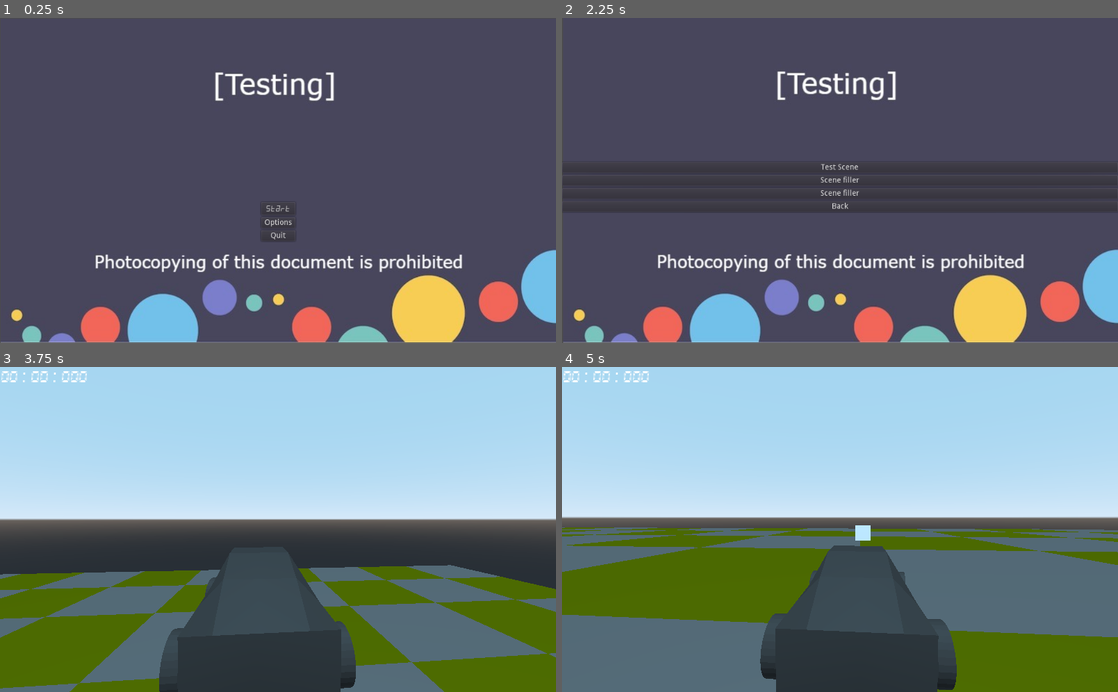
Above: before the commit, frames 1-4 (two rows, left to right).
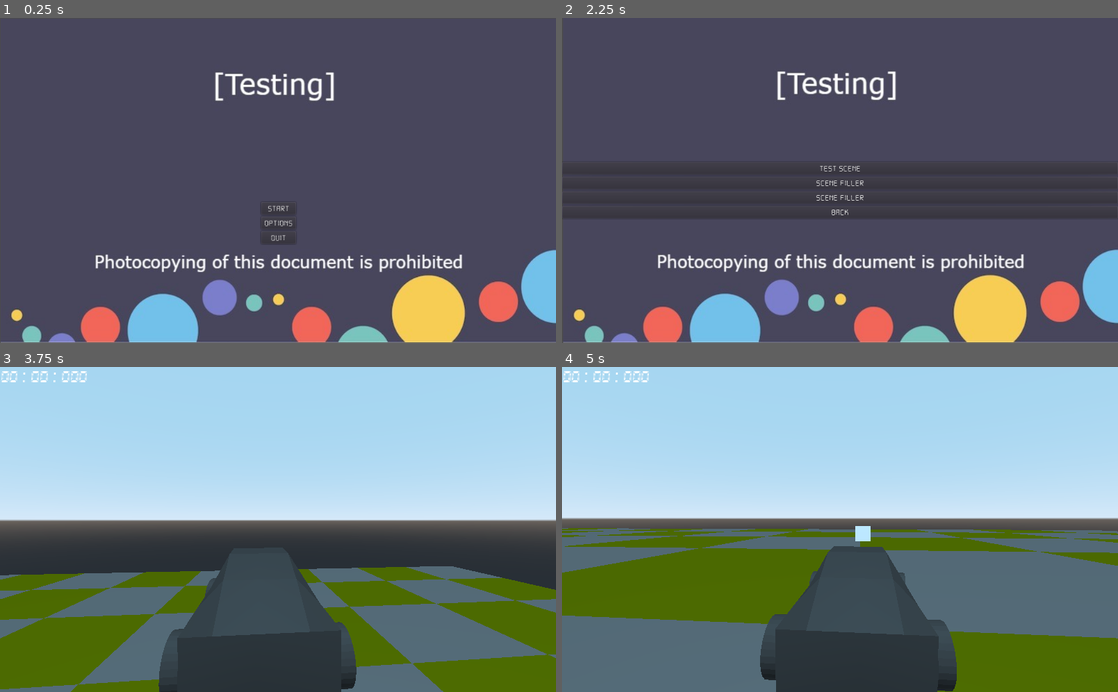
Above: after the commit, the same moments.

Repository: jilhoe63/L3DTEProject
Game: Godot game, scene res://Scenes/Menu.tscn
Same seed, same stepped clock (60 frames per second), same inputs: the game is played once before the commit and once after it.
Inputs (mouse positions are in pixels of both pictures, inside the frame that each line leads up to):
- Up to frame 1 (0.25 s): no input
- Up to frame 2 (2.25 s): click "Start" at 0.5 s; click "Back" at 1.25 s; click "Start" at 2 s
- Up to frame 3 (3.75 s): click "Test Scene" at 2.75 s; move the mouse to (305, 529) at 3.52 s; hold D (D) from 3.53 s (still down)
- Up to frame 4 (5 s): tap S (S) at 3.8, 4.35 s; move the mouse to (812, 529) at 4.27 s; release D (D) at 4.28 s; tap D (D) at 4.55 s

The runs differ from the first frame. In frame 1, 0.2% of the frame differs, in the area x 47-54%, y 57-70%; in frame 2, 1.8%; in frame 3, 2.0%; in frame 4, 2.3%, in the area x 0-100%, y 46-100%.

Commit message:
Font and set up changes

Diff:
--- a/Scenes/Menu.tscn
+++ b/Scenes/Menu.tscn
@@ -1,10 +1,16 @@
-[gd_scene load_steps=5 format=2]
+[gd_scene load_steps=7 format=2]
 
 [ext_resource path="res://Scenes/Menu.gd" type="Script" id=1]
 [ext_resource path="res://Image_assets/backgorund temp.jpg" type="Texture" id=2]
-[ext_resource path="res://Fonts/alarmclock.ttf" type="DynamicFontData" id=3]
+[ext_resource path="res://Fonts/DS-DIGI.TTF" type="DynamicFontData" id=3]
 
 [sub_resource type="DynamicFont" id=1]
+font_data = ExtResource( 3 )
+
+[sub_resource type="DynamicFont" id=2]
+font_data = ExtResource( 3 )
+
+[sub_resource type="DynamicFont" id=3]
 font_data = ExtResource( 3 )
 
 [node name="Menu" type="Control"]
@@ -23,21 +29,23 @@
 margin_bottom = 108.0
 
 [node name="Start_Button" type="Button" parent="VBoxContainer"]
-margin_right = 63.0
-margin_bottom = 24.0
+margin_right = 64.0
+margin_bottom = 23.0
 custom_fonts/font = SubResource( 1 )
 text = "Start"
 
 [node name="Options_Button" type="Button" parent="VBoxContainer"]
-margin_top = 28.0
-margin_right = 63.0
-margin_bottom = 48.0
+margin_top = 27.0
+margin_right = 64.0
+margin_bottom = 50.0
+custom_fonts/font = SubResource( 2 )
 text = "Options"
 
 [node name="Quit_Button" type="Button" parent="VBoxContainer"]
-margin_top = 52.0
-margin_right = 63.0
-margin_bottom = 72.0
+margin_top = 54.0
+margin_right = 64.0
+margin_bottom = 77.0
+custom_fonts/font = SubResource( 3 )
 text = "Quit"
 
 [node name="BackgorundTemp" type="Sprite" parent="."]
--- a/Scenes/Scene_Selection.tscn
+++ b/Scenes/Scene_Selection.tscn
@@ -1,7 +1,20 @@
-[gd_scene load_steps=3 format=2]
+[gd_scene load_steps=8 format=2]
 
 [ext_resource path="res://Image_assets/backgorund temp.jpg" type="Texture" id=1]
 [ext_resource path="res://Scenes/Scene_Selection.gd" type="Script" id=2]
+[ext_resource path="res://Fonts/DS-DIGI.TTF" type="DynamicFontData" id=3]
+
+[sub_resource type="DynamicFont" id=1]
+font_data = ExtResource( 3 )
+
+[sub_resource type="DynamicFont" id=2]
+font_data = ExtResource( 3 )
+
+[sub_resource type="DynamicFont" id=3]
+font_data = ExtResource( 3 )
+
+[sub_resource type="DynamicFont" id=4]
+font_data = ExtResource( 3 )
 
 [node name="Scene_Selection" type="Control"]
 anchor_right = 1.0
@@ -17,25 +30,29 @@
 
 [node name="Button_1" type="Button" parent="VBoxContainer"]
 margin_right = 1024.0
-margin_bottom = 20.0
+margin_bottom = 23.0
+custom_fonts/font = SubResource( 1 )
 text = "Test Scene"
 
 [node name="Button_2" type="Button" parent="VBoxContainer"]
-margin_top = 24.0
+margin_top = 27.0
 margin_right = 1024.0
-margin_bottom = 44.0
+margin_bottom = 50.0
+custom_fonts/font = SubResource( 2 )
 text = "Scene filler"
 
 [node name="Button_3" type="Button" parent="VBoxContainer"]
-margin_top = 48.0
+margin_top = 54.0
 margin_right = 1024.0
-margin_bottom = 68.0
+margin_bottom = 77.0
+custom_fonts/font = SubResource( 3 )
 text = "Scene filler"
 
 [node name="Button_4" type="Button" parent="VBoxContainer"]
-margin_top = 72.0
+margin_top = 81.0
 margin_right = 1024.0
-margin_bottom = 92.0
+margin_bottom = 104.0
+custom_fonts/font = SubResource( 4 )
 text = "Back"
 
 [node name="BackgorundTemp" type="Sprite" parent="."]
--- a/Scenes/Test_Car_2.tscn
+++ b/Scenes/Test_Car_2.tscn
@@ -51,6 +51,7 @@
 transform = Transform( 1, 0, 0, 0, 1, 0, 0, 0, 1, 1.5, 0, -2 )
 use_as_traction = true
 wheel_roll_influence = 1.0
+wheel_friction_slip = 10.0
 
 [node name="MeshInstance" type="MeshInstance" parent="VehicleBody/VehicleWheel3"]
 transform = Transform( -4.37114e-08, 0, 1, 0, 1, 0, -1, 0, -4.37114e-08, 0, 0, 0 )
@@ -61,6 +62,7 @@
 transform = Transform( 1, 0, 0, 0, 1, 0, 0, 0, 1, -1.5, 0, -2 )
 use_as_traction = true
 wheel_roll_influence = 1.0
+wheel_friction_slip = 10.0
 
 [node name="MeshInstance" type="MeshInstance" parent="VehicleBody/VehicleWheel4"]
 transform = Transform( -4.37114e-08, 0, 1, 0, 1, 0, -1, 0, -4.37114e-08, 0, 0, 1.19209e-07 )
